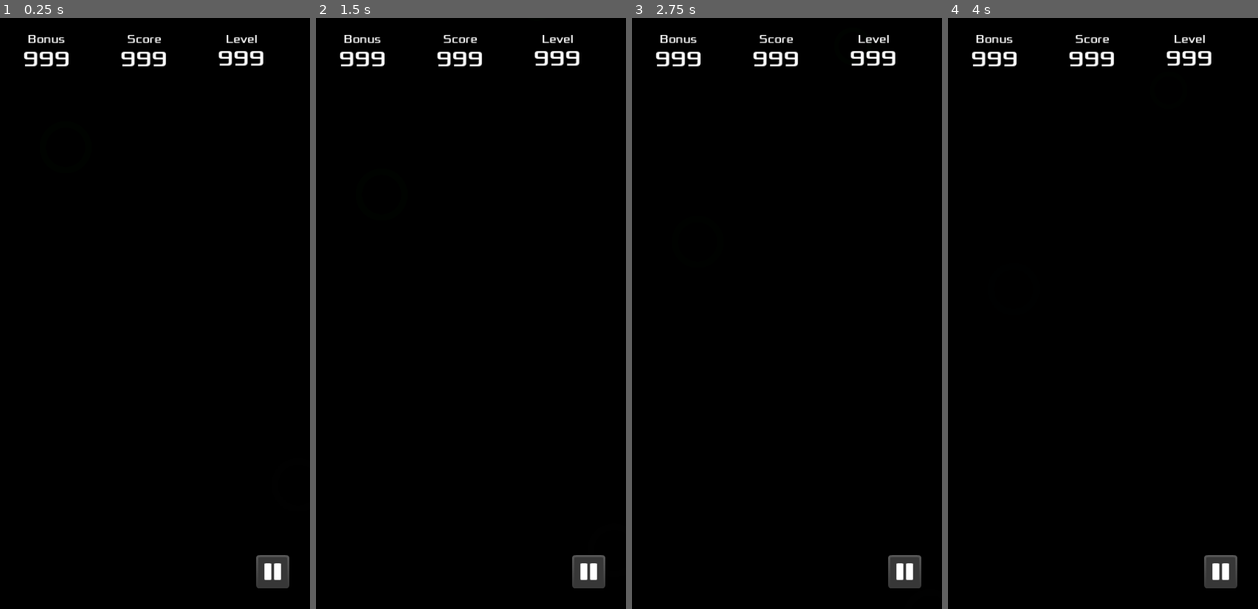
Above: before the commit, frames 1-4 (left to right).
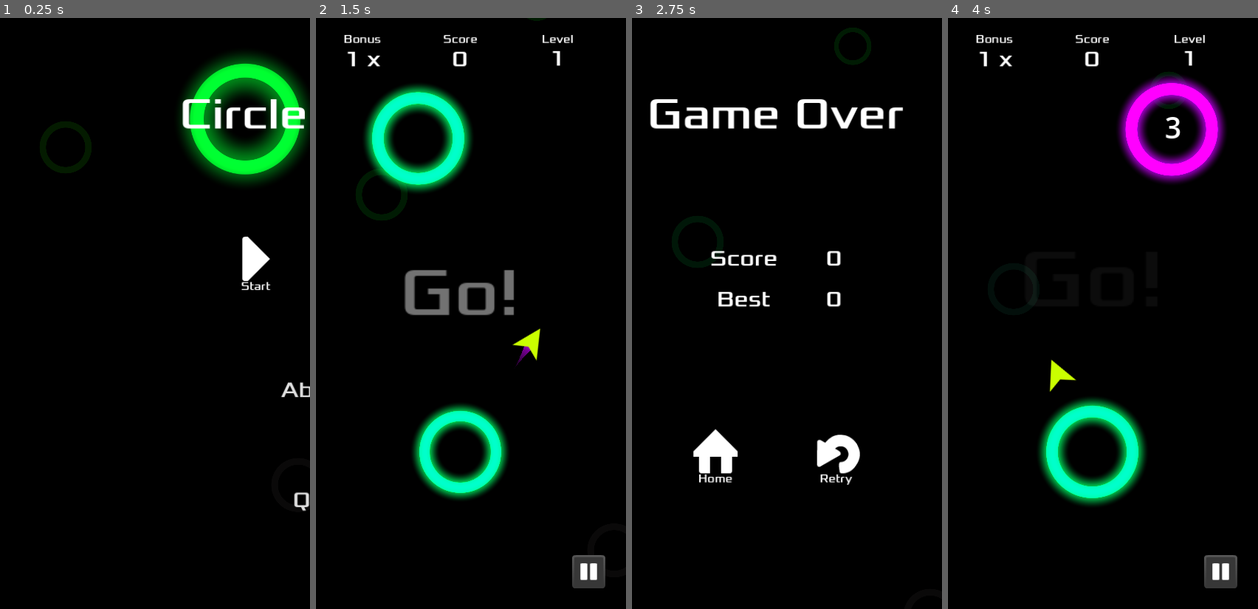
Above: after the commit, the same moments.

Repository: jrenato/circle_jump
Game: Godot game, scene res://Game/main.tscn
Same seed, same stepped clock (60 frames per second), same inputs: the game is played once before the commit and once after it. Sound files missing from this copy of the repository are replaced by a short silence.
Inputs (mouse positions are in pixels of both pictures, inside the frame that each line leads up to):
- Up to frame 1 (0.25 s): no input
- Up to frame 2 (1.5 s): click (399, 260) at 0.5 s, where only the run after the commit has a clickable "Start"; tap Enter at 1.25 s; move the mouse to (533, 283) at 1.27 s; hold Right (ui_right) from 1.28 s (still down); hold Ctrl from 1.28 s (still down); click (533, 283) at 1.42 s
- Up to frame 3 (2.75 s): release Right (ui_right) at 2 s; release Ctrl at 2 s; drag from (709, 343) to (759, 431) at 2.02 s
- Up to frame 4 (4 s): click (1152, 449) at 2.75 s, where only the run after the commit has a clickable "Retry"; move the mouse to (1124, 183) at 3.52 s; hold Right (ui_right) from 3.53 s (still down); tap Z at 3.6 s

The runs differ from the first frame. In frame 1, 8.8% of the frame differs, in the area x 7-100%, y 2-97%; in frame 2, 9.1%, in the area x 7-85%, y 5-82%; in frame 3, 5.4%; in frame 4, 8.7%.
Error before the commit: Parse Error: Identifier "MobileAds" not declared in the current scope. (res://GUI/screens.gd:32)

Commit message:
Removed old ad test

Diff:
--- a/GUI/Screens/ad_screen.tscn
+++ /dev/null
@@ -1,94 +0,0 @@
-[gd_scene load_steps=8 format=3 uid="uid://cyjgkhe1kiiqu"]
-
-[ext_resource type="Script" path="res://GUI/base_screen.gd" id="1_rgmyv"]
-[ext_resource type="FontFile" uid="uid://c4ipibpwabuor" path="res://Assets/Fonts/Xolonium-Regular.ttf" id="2_st8kd"]
-[ext_resource type="Texture2D" uid="uid://d2frbe84n8mhl" path="res://Assets/Images/onscreen_controls/circle_confirm.png" id="3_fy0b5"]
-[ext_resource type="Texture2D" uid="uid://cg5pxovd6s835" path="res://Assets/Images/onscreen_controls/circle_cancel.png" id="4_5tw3s"]
-
-[sub_resource type="LabelSettings" id="LabelSettings_tp6g6"]
-font = ExtResource("2_st8kd")
-font_size = 64
-
-[sub_resource type="LabelSettings" id="LabelSettings_5ckny"]
-font = ExtResource("2_st8kd")
-
-[sub_resource type="LabelSettings" id="LabelSettings_f0b48"]
-font = ExtResource("2_st8kd")
-
-[node name="AdScreen" type="Control"]
-layout_mode = 3
-anchors_preset = 15
-anchor_right = 1.0
-anchor_bottom = 1.0
-offset_left = 500.0
-offset_right = 500.0
-grow_horizontal = 2
-grow_vertical = 2
-script = ExtResource("1_rgmyv")
-
-[node name="MarginContainer" type="MarginContainer" parent="."]
-layout_mode = 1
-anchors_preset = 15
-anchor_right = 1.0
-anchor_bottom = 1.0
-grow_horizontal = 2
-grow_vertical = 2
-size_flags_horizontal = 3
-size_flags_vertical = 3
-theme_override_constants/margin_left = 20
-theme_override_constants/margin_top = 100
-theme_override_constants/margin_right = 20
-theme_override_constants/margin_bottom = 20
-
-[node name="VBoxContainer" type="VBoxContainer" parent="MarginContainer"]
-layout_mode = 2
-theme_override_constants/separation = 120
-
-[node name="PauseLabel" type="Label" parent="MarginContainer/VBoxContainer"]
-layout_mode = 2
-text = "LOST"
-label_settings = SubResource("LabelSettings_tp6g6")
-horizontal_alignment = 1
-vertical_alignment = 1
-
-[node name="Buttons" type="HBoxContainer" parent="MarginContainer/VBoxContainer"]
-layout_mode = 2
-theme_override_constants/separation = 75
-alignment = 1
-
-[node name="ConfirmAdButton" type="TextureButton" parent="MarginContainer/VBoxContainer/Buttons" groups=["buttons"]]
-layout_mode = 2
-size_flags_horizontal = 4
-size_flags_vertical = 4
-focus_mode = 0
-texture_normal = ExtResource("3_fy0b5")
-
-[node name="YesLabel" type="Label" parent="MarginContainer/VBoxContainer/Buttons/ConfirmAdButton"]
-layout_mode = 1
-anchors_preset = 12
-anchor_top = 1.0
-anchor_right = 1.0
-anchor_bottom = 1.0
-offset_top = -20.0
-grow_horizontal = 2
-grow_vertical = 0
-text = "YES"
-label_settings = SubResource("LabelSettings_5ckny")
-horizontal_alignment = 1
-
-[node name="CancelAdButton" type="TextureButton" parent="MarginContainer/VBoxContainer/Buttons" groups=["buttons"]]
-layout_mode = 2
-texture_normal = ExtResource("4_5tw3s")
-
-[node name="NoLabel" type="Label" parent="MarginContainer/VBoxContainer/Buttons/CancelAdButton"]
-layout_mode = 1
-anchors_preset = 12
-anchor_top = 1.0
-anchor_right = 1.0
-anchor_bottom = 1.0
-offset_top = -20.0
-grow_horizontal = 2
-grow_vertical = 0
-text = "NO"
-label_settings = SubResource("LabelSettings_f0b48")
-horizontal_alignment = 1
--- a/GUI/screens.gd
+++ b/GUI/screens.gd
@@ -25,17 +25,9 @@
 @onready var settings_screen: BaseScreen = %SettingsScreen
 @onready var game_over_screen: BaseScreen = %GameOverScreen
 @onready var about_screen: BaseScreen = %AboutScreen
-@onready var ad_screen: BaseScreen = %AdScreen
 
 
 func _ready() -> void:
-	MobileAds.initialize()
-	on_user_earned_reward_listener.on_user_earned_reward = func(rewarded_item : RewardedItem):
-		print("on_user_earned_reward, rewarded_item: rewarded", rewarded_item.amount, rewarded_item.type)
-		if rewarded_interstitial_ad:
-			rewarded_interstitial_ad.destroy()
-			rewarded_interstitial_ad = null
-
 	Settings.theme_changed.connect(_on_theme_changed)
 
 	register_buttons()
@@ -167,7 +159,6 @@
 			await(get_tree().create_timer(fadeout_duration).timeout)
 			start_game.emit()
 
-
 		# Pause Screen
 		"PauseSettingsButton":
 			change_screen(settings_screen)
@@ -195,22 +186,3 @@
 	elif what == NOTIFICATION_WM_WINDOW_FOCUS_OUT:
 		# TODO: Implement pause game
 		pass
-
-func load_interstitial_ad() -> void:
-	var unit_id : String
-	if OS.get_name() == "Android":
-		unit_id = "ca-app-pub-3940256099942544/5354046379"
-	elif OS.get_name() == "iOS":
-		unit_id = "ca-app-pub-3940256099942544/6978759866"
-
-	RewardedInterstitialAdLoader.new().load(unit_id, AdRequest.new(), rewarded_interstitial_ad_load_callback)
-
-
-func on_rewarded_interstitial_ad_failed_to_load(adError : LoadAdError) -> void:
-	print(adError.message)
-
-
-func on_rewarded_interstitial_ad_loaded(rewarded_interstitial_ad : RewardedInterstitialAd) -> void:
-	self.rewarded_interstitial_ad = rewarded_interstitial_ad
-	if rewarded_interstitial_ad:
-		rewarded_interstitial_ad.show(on_user_earned_reward_listener)
--- a/GUI/screens.tscn
+++ b/GUI/screens.tscn
@@ -6,7 +6,6 @@
 [ext_resource type="PackedScene" uid="uid://dmx26yj88sgun" path="res://GUI/Screens/game_over_screen.tscn" id="3_1rdmp"]
 [ext_resource type="PackedScene" uid="uid://bgidc4aywtba6" path="res://GUI/Screens/about_screen.tscn" id="5_rn2iy"]
 [ext_resource type="PackedScene" uid="uid://b6obrlqt1wapo" path="res://GUI/Screens/pause_screen.tscn" id="6_w4uun"]
-[ext_resource type="PackedScene" uid="uid://cyjgkhe1kiiqu" path="res://GUI/Screens/ad_screen.tscn" id="7_u1hox"]
 
 [node name="Screens" type="CanvasLayer"]
 process_mode = 3
@@ -26,6 +25,3 @@
 
 [node name="PauseScreen" parent="." instance=ExtResource("6_w4uun")]
 unique_name_in_owner = true
-
-[node name="AdScreen" parent="." instance=ExtResource("7_u1hox")]
-unique_name_in_owner = true
Not shown: 1 places in GUI/screens.tscn that only renumber resources
